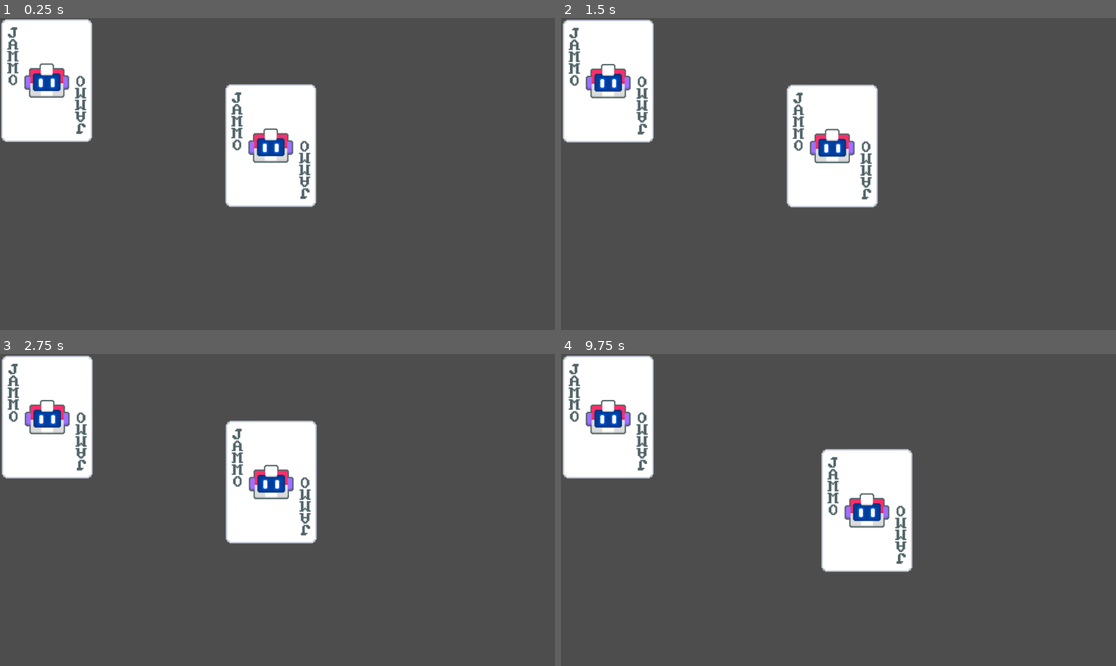
Above: before the commit, frames 1-4 (two rows, left to right).
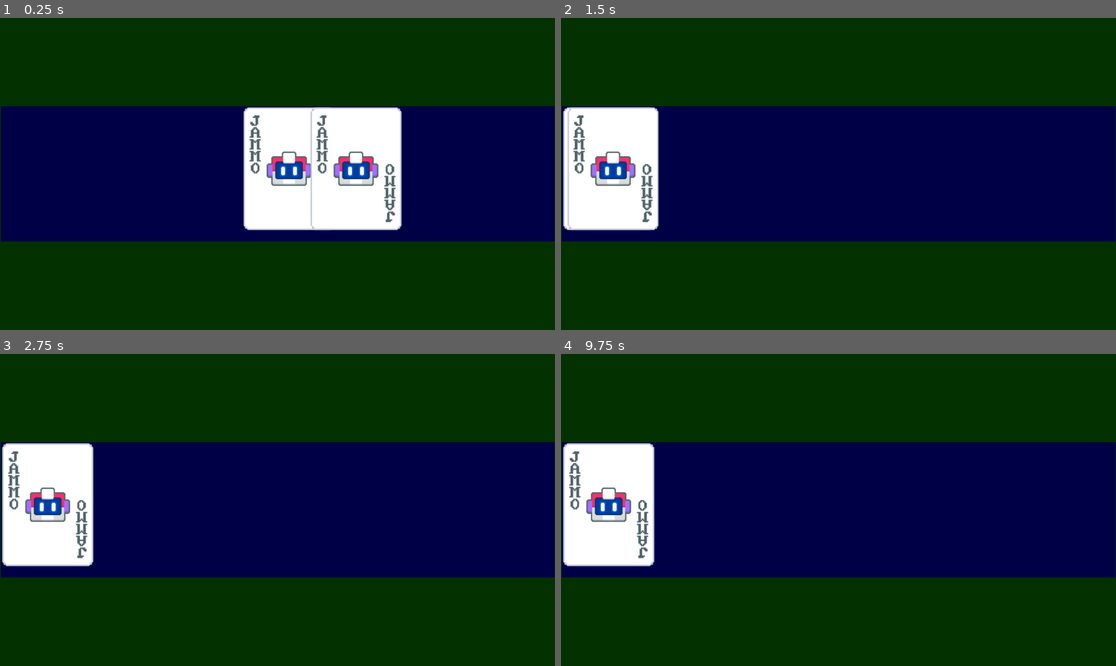
Above: after the commit, the same moments.

Repository: Clovisindo/Balatro-like
Game: Godot game, scene res://scenes/Main.tscn
Same seed, same stepped clock (60 frames per second), same inputs: the game is played once before the commit and once after it.
Inputs (mouse positions are in pixels of both pictures, inside the frame that each line leads up to; where the layout moved, square brackets give the same spot in the first picture):
- Up to frame 1 (0.25 s): no input
- Up to frame 2 (1.5 s): click (805, 174) [605, 80] at 0.5 s; click (871, 174) [832, 145] at 1.25 s
- Up to frame 3 (2.75 s): click (0, 510) [44, 416] at 2 s
- Up to frame 4 (9.75 s): click (561, 510) [832, 481] at 2.75 s; click (561, 510) [605, 416] at 3.5 s; click (561, 510) [832, 481] at 4.25 s; tap Enter at 5, 6.5, 8 s; move the mouse to (960, 494) at 5.02 s; click (960, 494) at 5.17 s; tap Space at 5.75, 7.25, 8.75 s; move the mouse to (727, 525) at 5.77 s; click (727, 525) at 5.92 s; move the mouse to (894, 441) at 6.52 s; click (894, 441) at 6.67 s; move the mouse to (810, 572) at 7.27 s; click (810, 572) at 7.42 s; move the mouse to (1005, 556) at 8.02 s; click (1005, 556) at 8.17 s; move the mouse to (672, 463) at 8.77 s; click (672, 463) at 8.92 s; move the mouse to (866, 510) at 9.52 s; click (866, 510) at 9.67 s

The runs differ from the first frame. In frame 1, 98% of the frame differs, in the area x 0-100%, y 0-100%; in frame 2, 99%; in frame 3, 99%; in frame 4, 99%.

Commit message:
Añadimos gestor de mano
Componentes HBoxContainer para agrupar las cartas.
De momento al soltarlo, vuelve al 0.0 y no a donde manda la posicion del gestor de mano.

Diff:
--- a/scenes/Main.gd
+++ b/scenes/Main.gd
@@ -1,4 +1,4 @@
-extends Node2D
+extends Panel
 
 
 # Called when the node enters the scene tree for the first time.
--- a/scenes/Main.tscn
+++ b/scenes/Main.tscn
@@ -1,15 +1,44 @@
-[gd_scene load_steps=3 format=3 uid="uid://dq7jyexudk5vk"]
+[gd_scene load_steps=5 format=3 uid="uid://dq7jyexudk5vk"]
 
 [ext_resource type="Script" path="res://scenes/main.gd" id="1_w0eo1"]
 [ext_resource type="PackedScene" uid="uid://d315lqvdadrat" path="res://scenes/card/card.tscn" id="2_hva06"]
 
-[node name="Main" type="Node2D"]
+[sub_resource type="StyleBoxFlat" id="StyleBoxFlat_b67eh"]
+bg_color = Color(0.0117647, 0.196078, 0, 1)
+
+[sub_resource type="StyleBoxFlat" id="StyleBoxFlat_5ftmq"]
+bg_color = Color(0, 0, 0.27451, 1)
+
+[node name="Main" type="Panel"]
+anchors_preset = 15
+anchor_right = 1.0
+anchor_bottom = 1.0
+grow_horizontal = 2
+grow_vertical = 2
+theme_override_styles/panel = SubResource("StyleBoxFlat_b67eh")
 script = ExtResource("1_w0eo1")
 
-[node name="Card" parent="." instance=ExtResource("2_hva06")]
+[node name="PanelContainer" type="PanelContainer" parent="."]
+layout_mode = 1
+anchors_preset = -1
+anchor_top = 0.283
+anchor_right = 0.001
+anchor_bottom = 0.283
+offset_left = 1.5
+offset_top = 0.115982
+offset_right = 1149.35
+offset_bottom = 281.116
+grow_horizontal = 2
+grow_vertical = 2
+theme_override_styles/panel = SubResource("StyleBoxFlat_5ftmq")
 
-[node name="Card2" parent="." instance=ExtResource("2_hva06")]
-offset_left = 465.0
-offset_top = 135.0
-offset_right = 658.0
-offset_bottom = 394.0
+[node name="HBoxContainer" type="HBoxContainer" parent="PanelContainer"]
+layout_mode = 2
+theme_override_constants/separation = 131
+alignment = 1
+
+[node name="Card" parent="PanelContainer/HBoxContainer" instance=ExtResource("2_hva06")]
+layout_mode = 2
+
+[node name="Card2" parent="PanelContainer/HBoxContainer" instance=ExtResource("2_hva06")]
+layout_mode = 2
--- a/scenes/card/card.gd
+++ b/scenes/card/card.gd
@@ -3,6 +3,7 @@
 var following_mouse: bool = false
 
 var tween_hover: Tween
+var tween_return_hand: Tween
 
 
 func _process(delta: float) -> void:
@@ -11,7 +12,6 @@
 
 func _on_gui_input(event:InputEvent):
 	handle_mouse_click(event)
-
 	# Don't compute rotation when moving the card
 	if following_mouse: return
 	if not event is InputEventMouseMotion: return
@@ -31,6 +31,14 @@
 	else:
 		# drop card
 		following_mouse = false
+		on_return_hand()
+
+
+func on_return_hand():
+	if tween_return_hand and tween_return_hand.is_running():
+		tween_return_hand.kill()
+	tween_return_hand = create_tween().set_ease(Tween.EASE_OUT).set_trans(Tween.TRANS_ELASTIC)
+	tween_return_hand.tween_property(self,"position",Vector2.ZERO, 0.5)
 
 
 func _on_mouse_exited():
